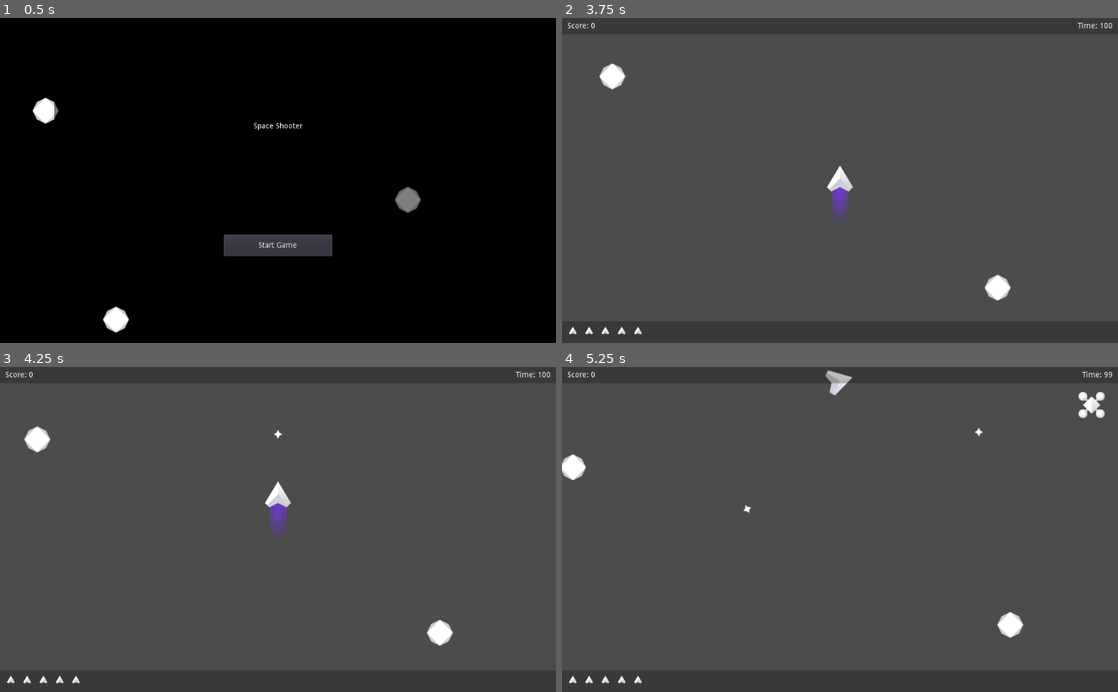
Above: before the commit, frames 1-4 (two rows, left to right).
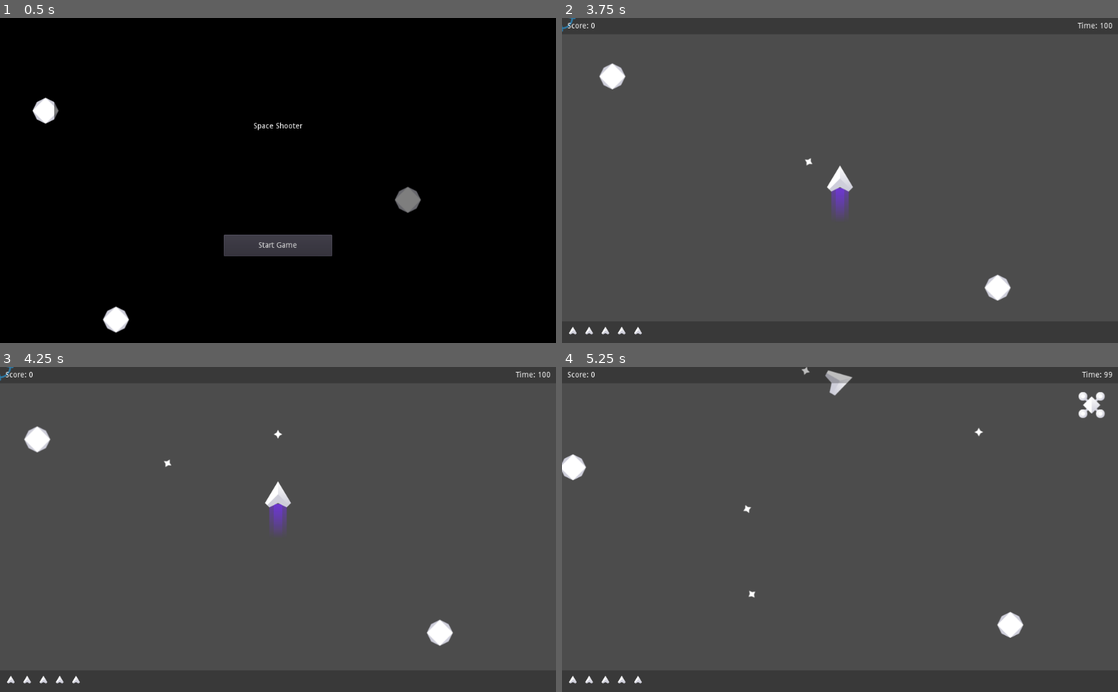
Above: after the commit, the same moments.

Repository: BL-MSCH-C220-Test/Space-Shooter-Demo
Game: Godot game, scene res://UI/Menu.tscn
Two runs of this game, one before a commit and one after it. Both use one fixed random seed, a clock stepped at 60 frames per second and the inputs below.
Inputs (mouse positions are in pixels of both pictures, inside the frame that each line leads up to):
- Up to frame 1 (0.5 s): no input
- Up to frame 2 (3.75 s): click "Start Game" at 0.5 s; tap Enter at 1.25, 2.75 s; move the mouse to (962, 164) at 1.27 s; hold D (right) 1.28-2.03 s; tap Space (shoot) at 1.35, 2, 2.3, 2.85, 3.5 s; click (962, 164) at 1.55 s; move the mouse to (728, 196) at 2.02 s; hold A (left) 2.03-2.78 s; click (728, 196) at 2.1 s; move the mouse to (895, 109) at 2.77 s; hold D (right) 2.78-3.53 s; click (895, 109) at 3.05 s; move the mouse to (812, 245) at 3.52 s; hold W (forward) from 3.53 s (still down); click (812, 245) at 3.6 s
- Up to frame 3 (4.25 s): keep holding W (forward); tap Space (shoot) at 3.8 s
- Up to frame 4 (5.25 s): move the mouse to (1006, 578) at 4.27 s; release W (forward) at 4.28 s; hold A (left) from 4.28 s (still down); tap Space (shoot) at 4.35 s; click (1006, 578) at 4.55 s; move the mouse to (673, 480) at 5.02 s; click (673, 480) at 5.1 s

Frame 1 is identical in both runs. In frame 2, less than 0.1% of the frame differs, in the area x 0-45%, y 0-46%; in frame 3, less than 0.1%; in frame 4, less than 0.1%.

Commit message:
Completes demonstration

Diff:
--- a/Player/Player.gd
+++ b/Player/Player.gd
@@ -7,12 +7,14 @@
 
 var nose = Vector2(0,-60)
 
+var target_pos = Vector2.ZERO
+
 var health = 100
 
 onready var Bullet = load("res://Player/Bullet.tscn")
 
 func _ready():
-	pass
+	Input.set_mouse_mode(Input.MOUSE_MODE_CAPTURED)
 
 
 func _physics_process(_delta):
@@ -21,6 +23,11 @@
 	velocity = move_and_slide(velocity, Vector2.ZERO)
 	position.x = wrapf(position.x, 0.0, Global.VP.x)
 	position.y = wrapf(position.y, 0.0, Global.VP.y)
+	$Crosshair.global_position = target_pos
+
+func _input(event):
+	if event is InputEventMouseMotion:
+		target_pos += event.relative
 
 func damage(d):
 	health -= d
@@ -38,6 +45,13 @@
 		rotation_degrees -= rot_speed
 	if Input.is_action_pressed("right"):
 		rotation_degrees += rot_speed
+	if Input.is_action_just_pressed("shoot_mouse"):
+		var Effects = get_node_or_null("/root/Game/Effects")
+		if Effects != null:
+			var bullet = Bullet.instance()
+			Effects.add_child(bullet)
+			var rot = global_position.angle_to_point(target_pos) - PI/2
+			bullet.shoot(global_position + nose.rotated(rot), rot, velocity)
 	if Input.is_action_just_pressed("shoot"):
 		var Effects = get_node_or_null("/root/Game/Effects")
 		if Effects != null:
--- a/Player/Player.tscn
+++ b/Player/Player.tscn
@@ -1,8 +1,9 @@
-[gd_scene load_steps=4 format=2]
+[gd_scene load_steps=5 format=2]
 
 [ext_resource path="res://Player/Player.gd" type="Script" id=1]
 [ext_resource path="res://Assets/Player.png" type="Texture" id=2]
 [ext_resource path="res://Assets/Exhaust.png" type="Texture" id=3]
+[ext_resource path="res://Assets/crosshair_blue_large.png" type="Texture" id=4]
 
 [node name="Player" type="KinematicBody2D"]
 script = ExtResource( 1 )
@@ -24,4 +25,7 @@
 [node name="CollisionPolygon" type="CollisionPolygon2D" parent="Area2D"]
 polygon = PoolVector2Array( 7, -28.4, 7, -25.5, 32, 18.3, 32, 19, 30, 19, 30, 22, 27.7, 22, 17.8, 31, 13.6, 31, 0.200001, 24.7, -19, 31.9, -19, 29, -30, 21, -30, 16.8, -27.6, 6, -26.1, 6, -6.2, -29, -4.3, -29, -3, -29.4, -3, -31.8 )
 
+[node name="Crosshair" type="Sprite" parent="."]
+texture = ExtResource( 4 )
+
 [connection signal="body_entered" from="Area2D" to="." method="_on_Area2D_body_entered"]
--- a/UI/End.gd
+++ b/UI/End.gd
@@ -1,7 +1,7 @@
 extends Control
 
 func _ready():
-	pass
+	Input.set_mouse_mode(Input.MOUSE_MODE_VISIBLE)
 
 
 func _on_Button_pressed():
--- a/project.godot
+++ b/project.godot
@@ -45,6 +45,11 @@
 "events": [ Object(InputEventKey,"resource_local_to_scene":false,"resource_name":"","device":0,"alt":false,"shift":false,"control":false,"meta":false,"command":false,"pressed":false,"scancode":16777217,"physical_scancode":0,"unicode":0,"echo":false,"script":null)
  ]
 }
+shoot_mouse={
+"deadzone": 0.5,
+"events": [ Object(InputEventMouseButton,"resource_local_to_scene":false,"resource_name":"","device":0,"alt":false,"shift":false,"control":false,"meta":false,"command":false,"button_mask":0,"position":Vector2( 0, 0 ),"global_position":Vector2( 0, 0 ),"factor":1.0,"button_index":1,"pressed":false,"doubleclick":false,"script":null)
+ ]
+}
 
 [physics]
 
Binary file added: Assets/crosshair_blue_large.png
